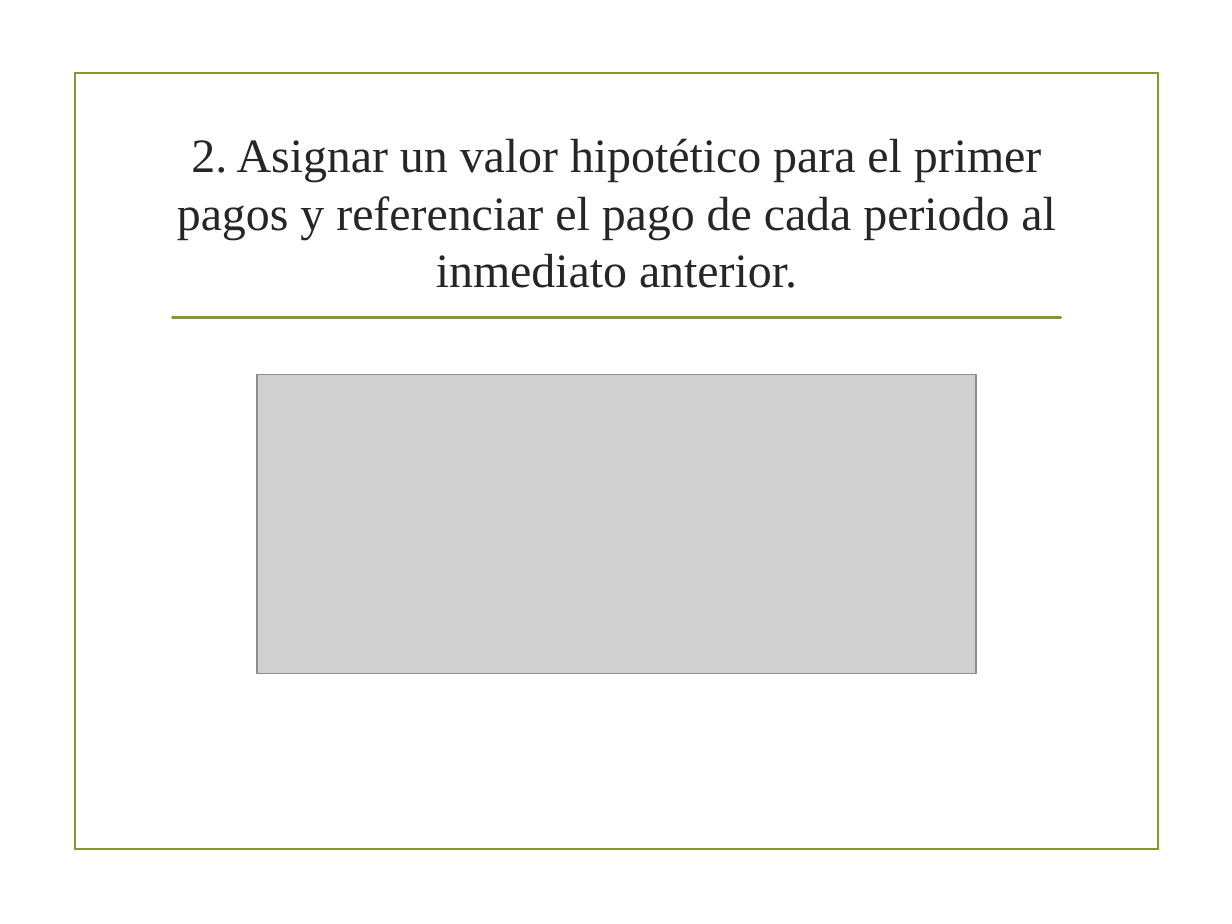
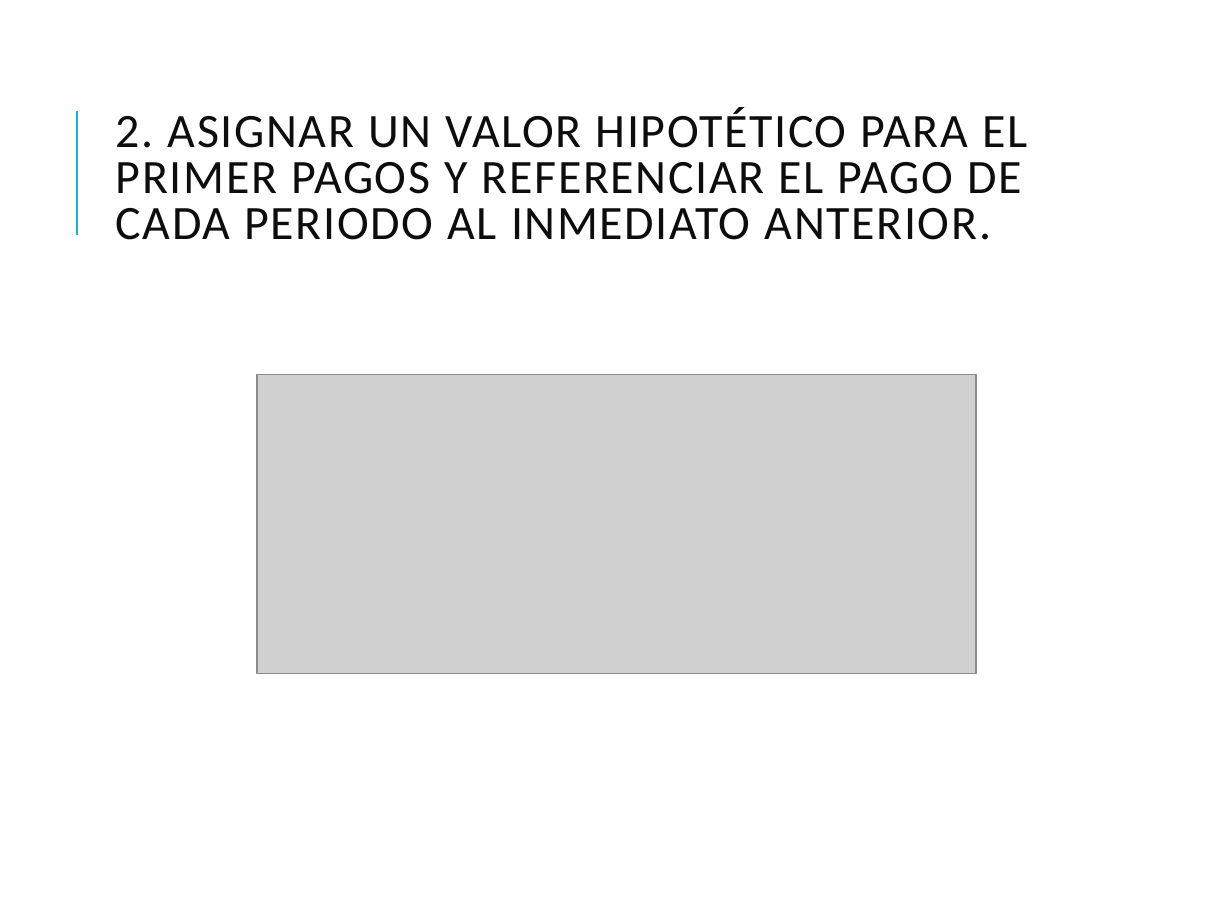
Before and after one commit to BernardoMB/HCPE, a slide deck: slide 7 of Parcial 2/05 Herramientas de Excel/01 Buscar objetivo/01 Buscar Objetivo.pptx. Drawn at 1232x924 pixels with LibreOffice and Linux fonts; fonts in the diff are those of the drawing; grey boxes stand for pictures; background and template pictures are left out. Boxes give left, top, right and bottom in pixels: in the first picture for what was removed or moved away, otherwise in the second. Text is boxed around its words. In the diff, an @@ line names an element or a change of style, - is before the commit and + after.

```diff
--- a/Parcial 2/05 Herramientas de Excel/01 Buscar objetivo/01 Buscar Objetivo.pptx
+++ b/Parcial 2/05 Herramientas de Excel/01 Buscar objetivo/01 Buscar Objetivo.pptx
@@ rectangle removed at [75, 73, 1158, 849] @@
@@ line added from (76, 234) to (76, 111), #1CADE4 1.5 pt @@
@@ title at [116, 107, 1027, 240]: text changed; font Times New Roman to Calibri; text colour #262626 to #0D0D0D @@
-2. Asignar un valor hipotético para el primer pagos y referenciar el pago de cada periodo al inmediato anterior.
+2. ASIGNAR UN VALOR HIPOTÉTICO PARA EL PRIMER PAGOS Y REFERENCIAR EL PAGO DE CADA PERIODO AL INMEDIATO ANTERIOR.
@@ line removed from (172, 318) to (1061, 318) @@
```
Also in this commit, not shown: 13 other slides changed, 31 other files.
